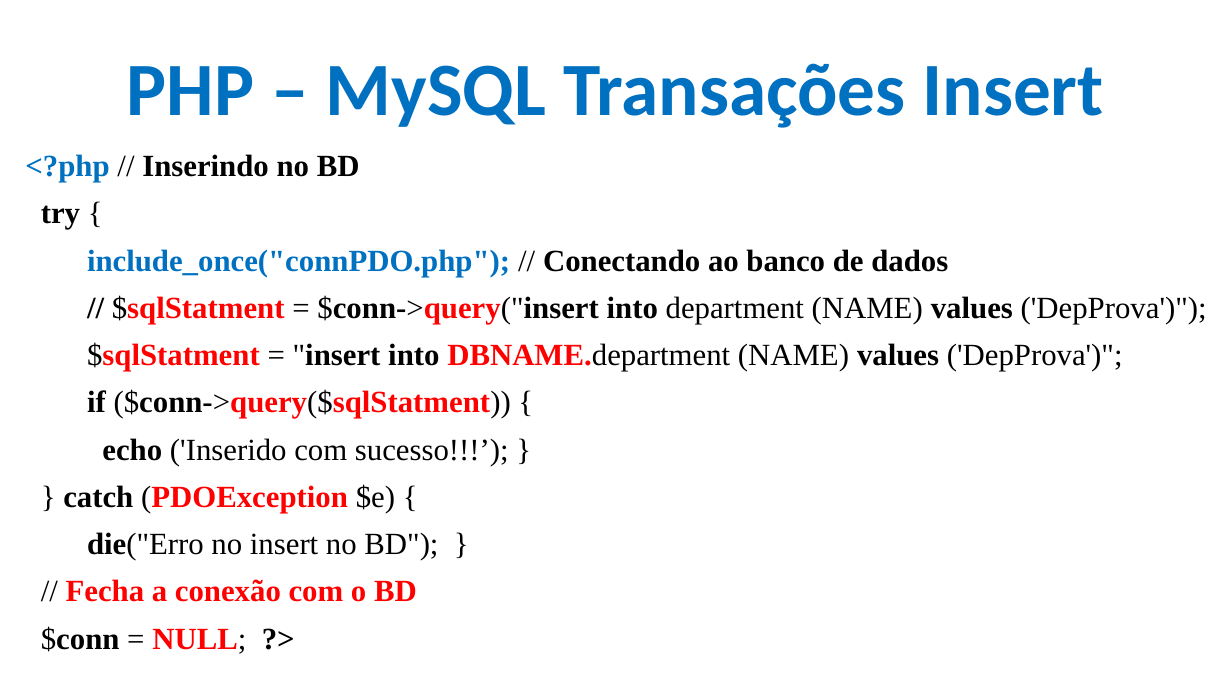
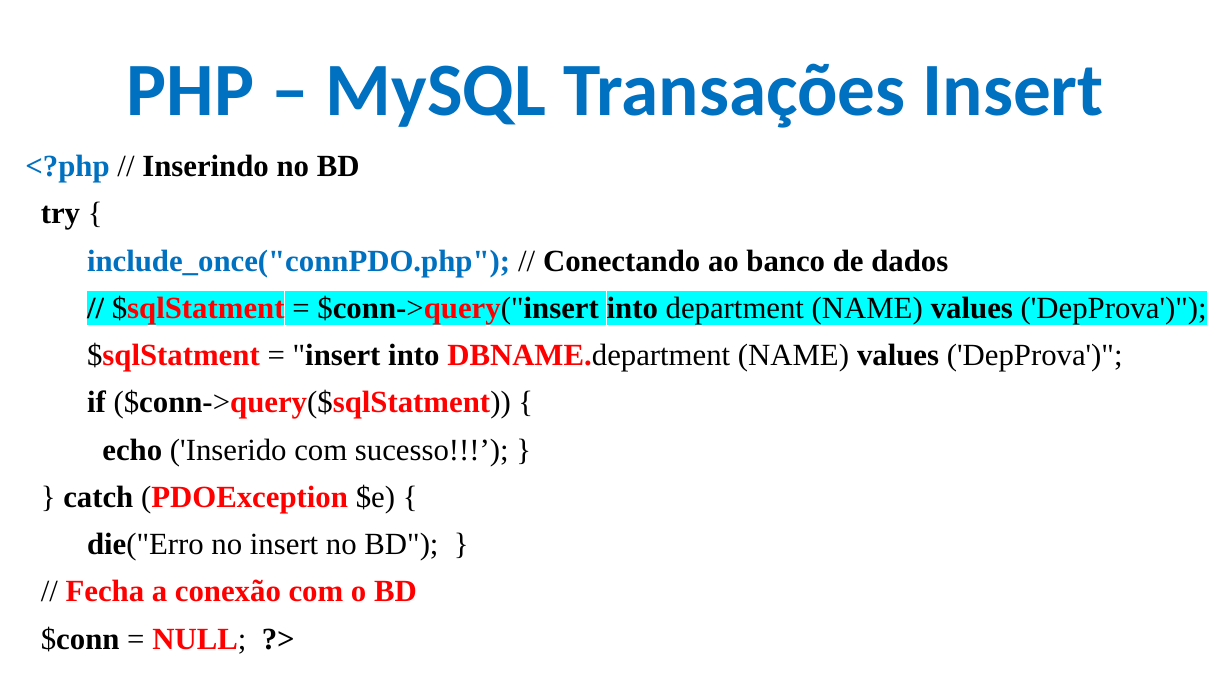
Before and after one commit to CloudEducationBrazil/WydenDesenvolvimentoWebPHP, a slide deck: slide 67 of 01 Classes/Aula 12 e 13 Desenvolvimento Web PHP - PHP.pptx. Drawn at 1232x693 pixels with LibreOffice and Linux fonts; fonts in the diff are those of the drawing; background and template pictures are left out. Boxes give left, top, right and bottom in pixels: in the first picture for what was removed or moved away, otherwise in the second. Text is boxed around its words. In the diff, an @@ line names an element or a change of style, - is before the commit and + after.

```diff
--- a/01 Classes/Aula 12 e 13 Desenvolvimento Web PHP - PHP.pptx
+++ b/01 Classes/Aula 12 e 13 Desenvolvimento Web PHP - PHP.pptx
@@ text at <box>112,294,1207,324</box>: highlight none to #00FFFF in "// $sqlStatment = $conn->query("insert into department (NAME ..." @@
```
Also in this commit, not shown: 8 other slides changed.
